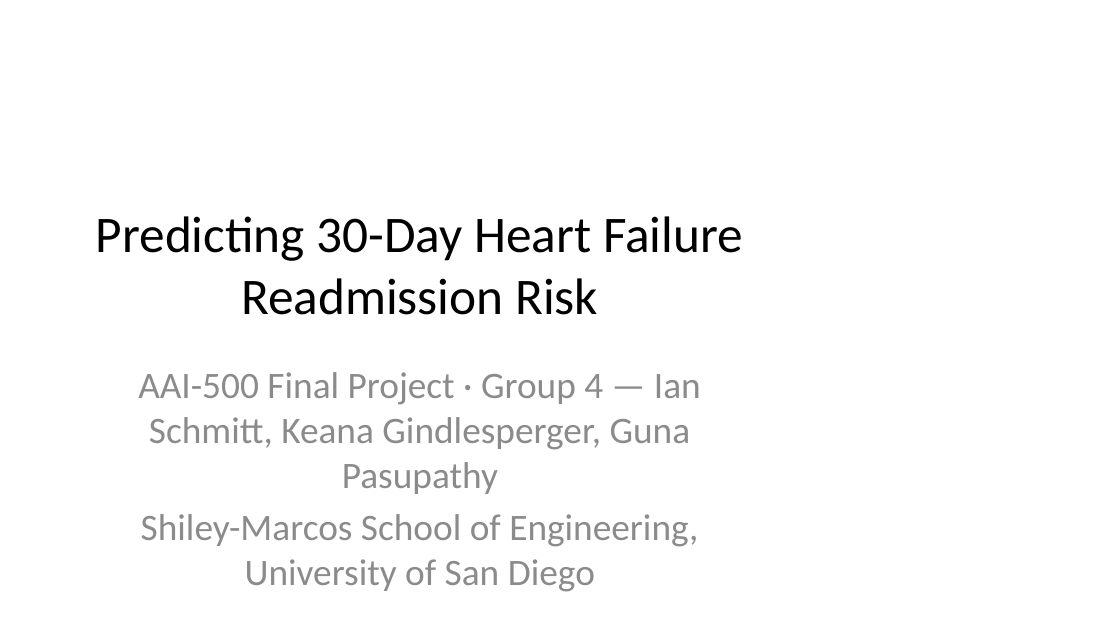
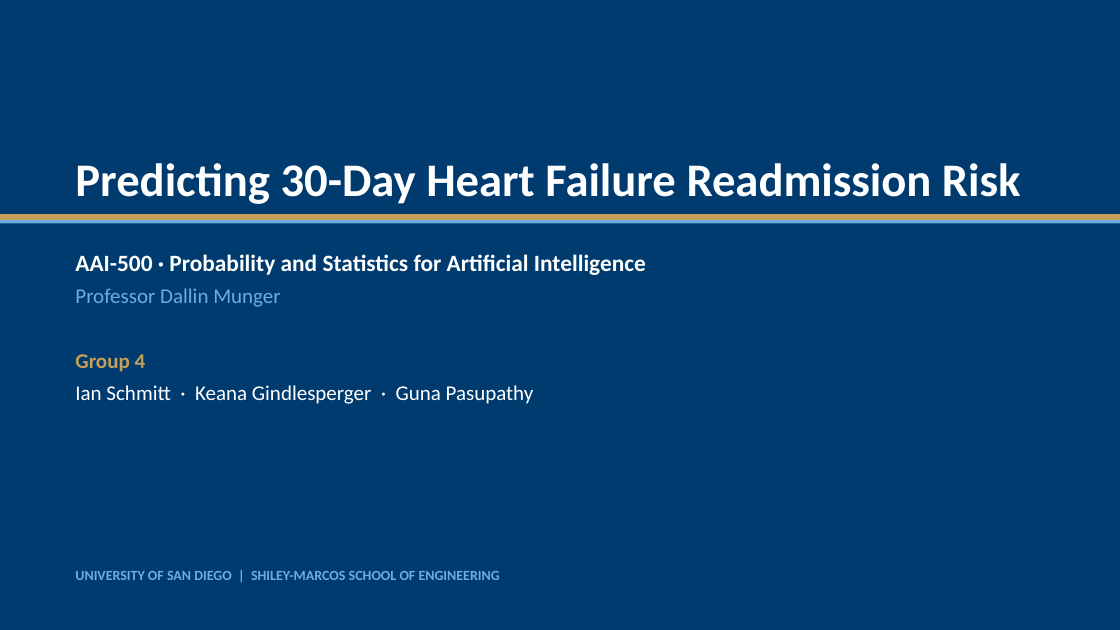
Before and after one commit to gunaphysics/AAI-500-Final-Project, a slide deck: slide 1 of reports/slides.pptx. Drawn at 1120x630 pixels with LibreOffice and Linux fonts; fonts in the diff are those of the drawing. Boxes give left, top, right and bottom in pixels: in the first picture for what was removed or moved away, otherwise in the second. Text is boxed around its words. In the diff, an @@ line names an element or a change of style, - is before the commit and + after.

```diff
--- a/reports/slides.pptx
+++ b/reports/slides.pptx
@@ background #FFFFFF to #003B70 @@
@@ text "Predicting 30-Day Heart Failure Readmission ...": place and size @@
-text "Predicting 30-Day Heart Failure Readmission ..." at bbox=[96, 216, 743, 315]
+text "Predicting 30-Day Heart Failure Readmission ..." at bbox=[75, 163, 1021, 204]
@@ text "Predicting 30-Day Heart Failure Readmission ..." at bbox=[75, 163, 1021, 204]: size 44 to 40 pt, text colour #000000 to #FFFFFF, bold on; alignment centre to left; vertical alignment middle to bottom @@
@@ rectangle added at bbox=[0, 214, 1120, 220], fill #C5A059 @@
@@ rectangle added at bbox=[0, 220, 1120, 223], fill #6CACE4 @@
@@ text added at bbox=[75, 254, 646, 404], 18 pt, text #FFFFFF @@
+AAI-500 · Probability and Statistics for Artificial Intelligence
+Professor Dallin Munger
+Group 4
+Ian Schmitt · Keana Gindlesperger · Guna Pasupathy
@@ subtitle removed at bbox=[138, 372, 701, 592] @@
-AAI-500 Final Project · Group 4 — Ian Schmitt, Keana Gindlesperger, Guna Pasupathy
-Shiley-Marcos School of Engineering, University of San Diego
@@ text added at bbox=[75, 571, 500, 580], 12 pt, text #6CACE4, bold @@
+UNIVERSITY OF SAN DIEGO | SHILEY-MARCOS SCHOOL OF ENGINEERING
```
Also in this commit, not shown: 13 other slides changed, 2 other files.
